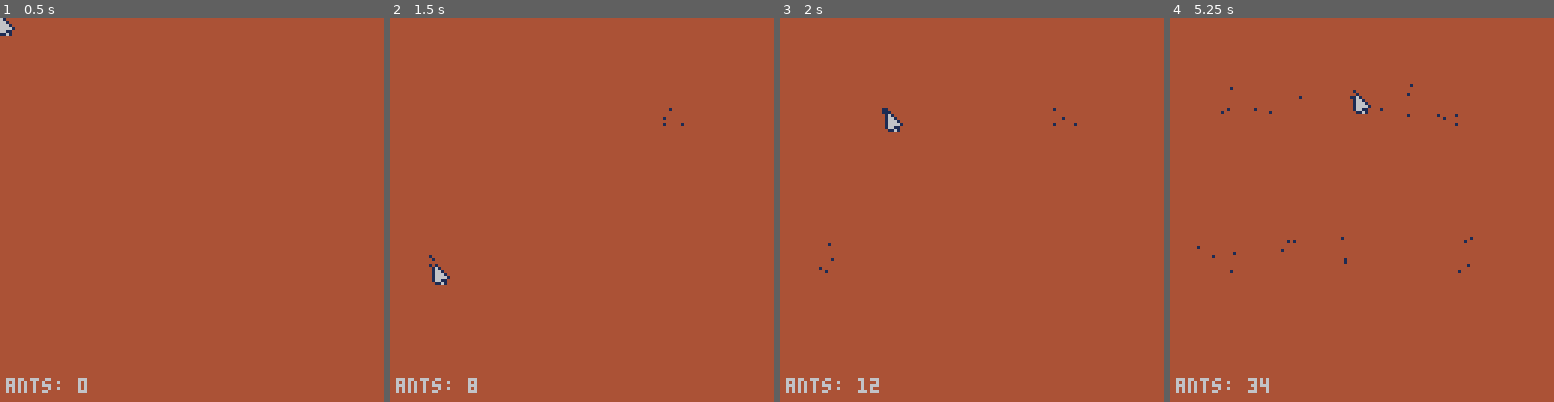
Above: before the commit, frames 1-4 (left to right).
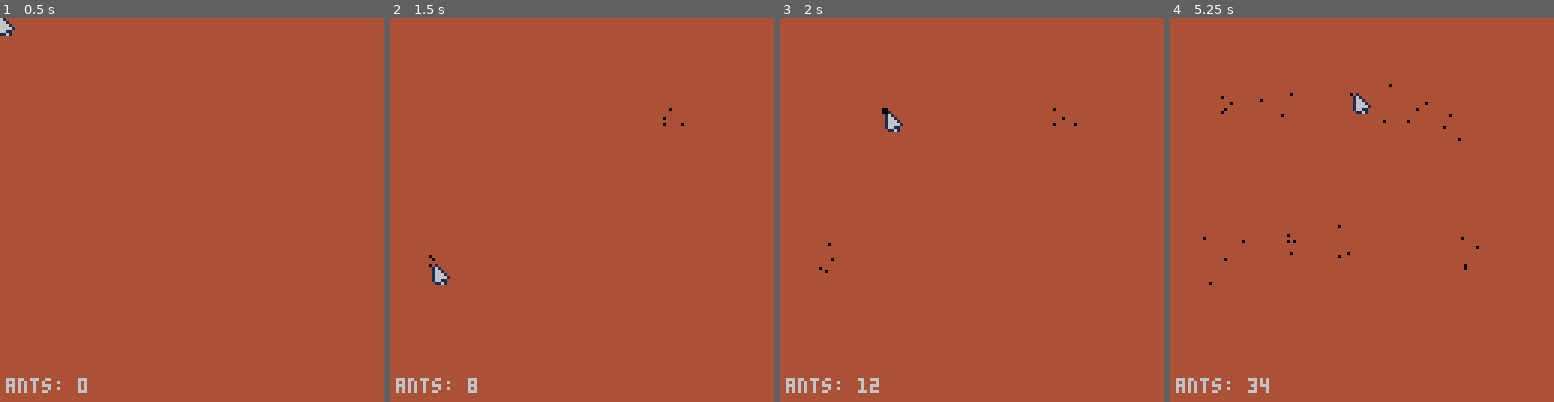
Above: after the commit, the same moments.

Repository: towercity/pico-8
Game: PICO-8 cartridge ants.p8
Same seed, same stepped clock (60 frames per second), same inputs: the game is played once before the commit and once after it.
Inputs (mouse positions are in pixels of both pictures, inside the frame that each line leads up to):
- Up to frame 1 (0.5 s): no input
- Up to frame 2 (1.5 s): click (670, 121) at 0.67 s; click (436, 267) at 1.22 s
- Up to frame 3 (2 s): click (887, 114) at 1.77 s
- Up to frame 4 (5.25 s): click (1342, 259) at 2.32 s; click (1404, 106) at 2.87 s; click (1465, 256) at 3.42 s; click (1231, 102) at 3.97 s; click (1292, 248) at 4.52 s; click (1354, 94) at 5.07 s

Frame 1 is identical in both runs. In frame 2, less than 0.1% of the frame differs, in the area x 10-77%, y 23-65%; in frame 3, less than 0.1%; in frame 4, 0.4%, in the area x 7-81%, y 17-70%.

Commit message:
ants can eat now

Diff:
--- a/ants.p8
+++ b/ants.p8
@@ -33,8 +33,8 @@
  	food_add(cur_x,cur_y)
  end
 
- ants_age()
-	ants_move()
+ food_update()
+ ants_update()
 end
 -->8
 -- cursor
@@ -72,7 +72,7 @@
 function ants_draw()
 	ants_loop(
 		function(ant)
-			pset(ant.x,ant.y,1)
+			pset(ant.x,ant.y,0)
 		end
 	)
 end
@@ -99,8 +99,7 @@
 end
 
 function ants_age()
-	ants_loop(
-	function(ant)
+	ants_loop(function(ant)
 		-- basic rand change to die
 		if(ant) then
 			local dead=
@@ -111,13 +110,33 @@
 				ant.age = ant.age+1
 			end
 		end
-	end
-	)
+	end)
 end
 
 function ants_count()
 	local text="ants: " .. #ants
 	print(text,2,120,6)
+end
+
+function ants_eat()
+	-- we actually loop the food
+	-- to easy unset it
+	food_loop(function(food)
+		if(food) then
+			local eat=pget(food.x,food.y)
+			--print(eat)
+			if(eat==0) -- has ant on it
+			then
+				del(foods,food)
+			end
+		end
+	end)
+end
+
+function ants_update()
+	ants_move()
+	ants_eat()
+	ants_age()
 end
 -->8
 -- loop helpers
@@ -140,9 +159,14 @@
 function food_init()
 	f_sprite={2,3}
 	foods={}
+	food_can_add=0
 end
 
 function food_add(c_x,c_y)
+	--only add if not delayed
+	if(0<=food_can_add) return
+	--reset delay
+	food_can_add=25
 	local s_offset=
 		rnd(f_sprite) * 8
 
@@ -170,11 +194,15 @@
 function food_loop(func)
 	loop_pixels(foods,func)
 end
+
+function food_update()
+	food_can_add=food_can_add-1
+end
 __gfx__
 00000000010000000000000000000000000000000000000000000000000000000000000000000000000000000000000000000000000000000000000000000000
 0000000016100000000ee00000bbbb00000000000000000000000000000000000000000000000000000000000000000000000000000000000000000000000000
 007007001661000000e6ee000bb77bb0000000000000000000000000000000000000000000000000000000000000000000000000000000000000000000000000
-00077000166610000e66e8800b784730000000000000000000000000000000000000000000000000000000000000000000000000000000000000000000000000
+00077000166610000e66e8800b78e730000000000000000000000000000000000000000000000000000000000000000000000000000000000000000000000000
 00077000166661000ee888200b788730000000000000000000000000000000000000000000000000000000000000000000000000000000000000000000000000
 00700700166110000088820003377330000000000000000000000000000000000000000000000000000000000000000000000000000000000000000000000000
 00000000011610000008200000333300000000000000000000000000000000000000000000000000000000000000000000000000000000000000000000000000
@@ -309,7 +337,7 @@
 
 
 __map__
-0000000000000000000000010000020000000000000000000000000000000000000000000000000000000000000000000000000000000000000000000000000000000000000000000000000000000000000000000000000000000000000000000000000000000000000000000000000000000000000000000000000000000000
-
-
-
+0000000000000000000000030000020000000000000000000000000000000000000000000000000000000000000000000000000000000000000000000000000000000000000000000000000000000000000000000000000000000000000000000000000000000000000000000000000000000000000000000000000000000000
+
+
+
